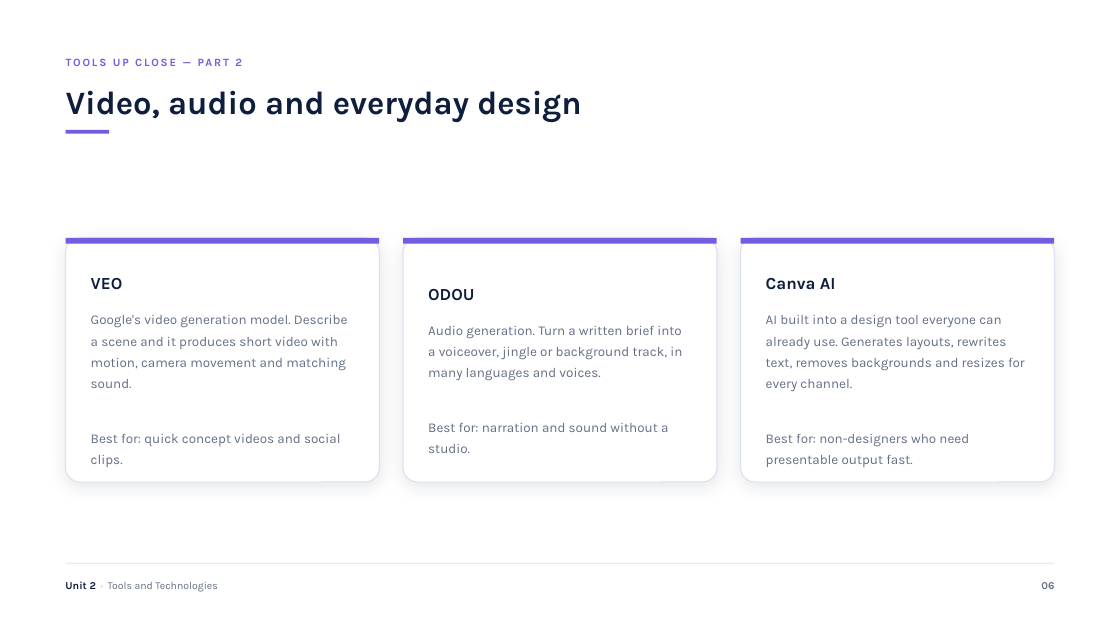
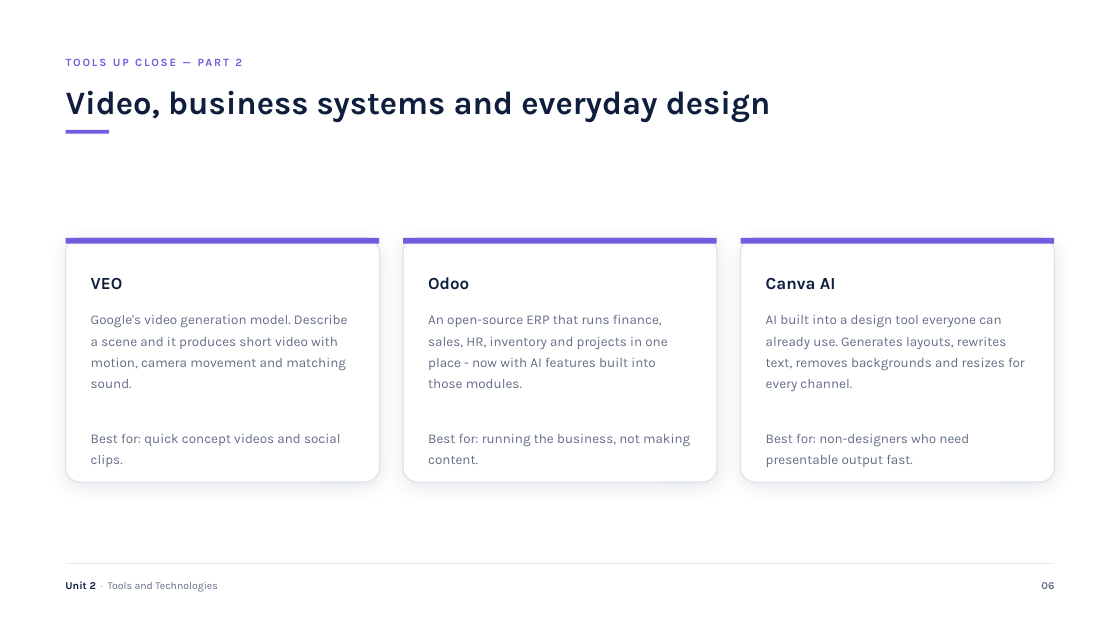
Before and after one commit to klingesh/Presentation, a slide deck: slide 6 of Unit 2 - Tools and Technologies.pptx. Drawn at 1120x630 pixels with LibreOffice and Linux fonts; fonts in the diff are those of the drawing. Boxes give left, top, right and bottom in pixels: in the first picture for what was removed or moved away, otherwise in the second. Text is boxed around its words. In the diff, an @@ line names an element or a change of style, - is before the commit and + after.

```diff
--- a/Unit 2 - Tools and Technologies.pptx
+++ b/Unit 2 - Tools and Technologies.pptx
@@ text at (66, 90, 771, 123): text changed @@
-Video, audio and everyday design
+Video, business systems and everyday design
@@ text at (428, 277, 469, 290): text changed @@
-ODOU
+Odoo
@@ text at (428, 315, 690, 464): text changed @@
-Audio generation. Turn a written brief into a voiceover, jingle or background track, in many languages and voices.
-Best for: narration and sound without a studio.
+An open-source ERP that runs finance, sales, HR, inventory and projects in one place - now with AI features built into those modules.
+Best for: running the business, not making content.
```
Also in this commit, not shown: 16 other slides changed, 1 slide added, 2 other files.
